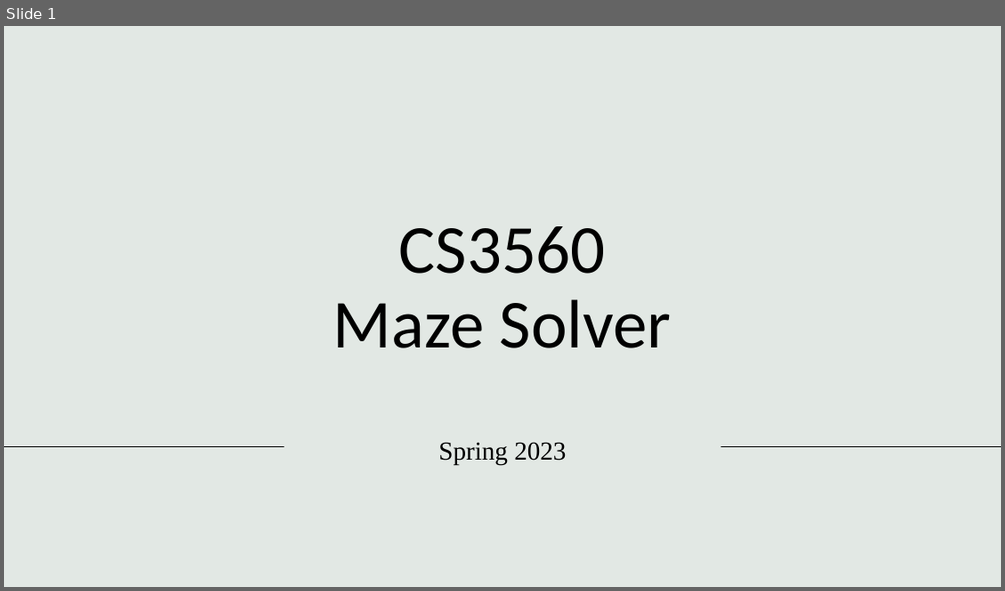
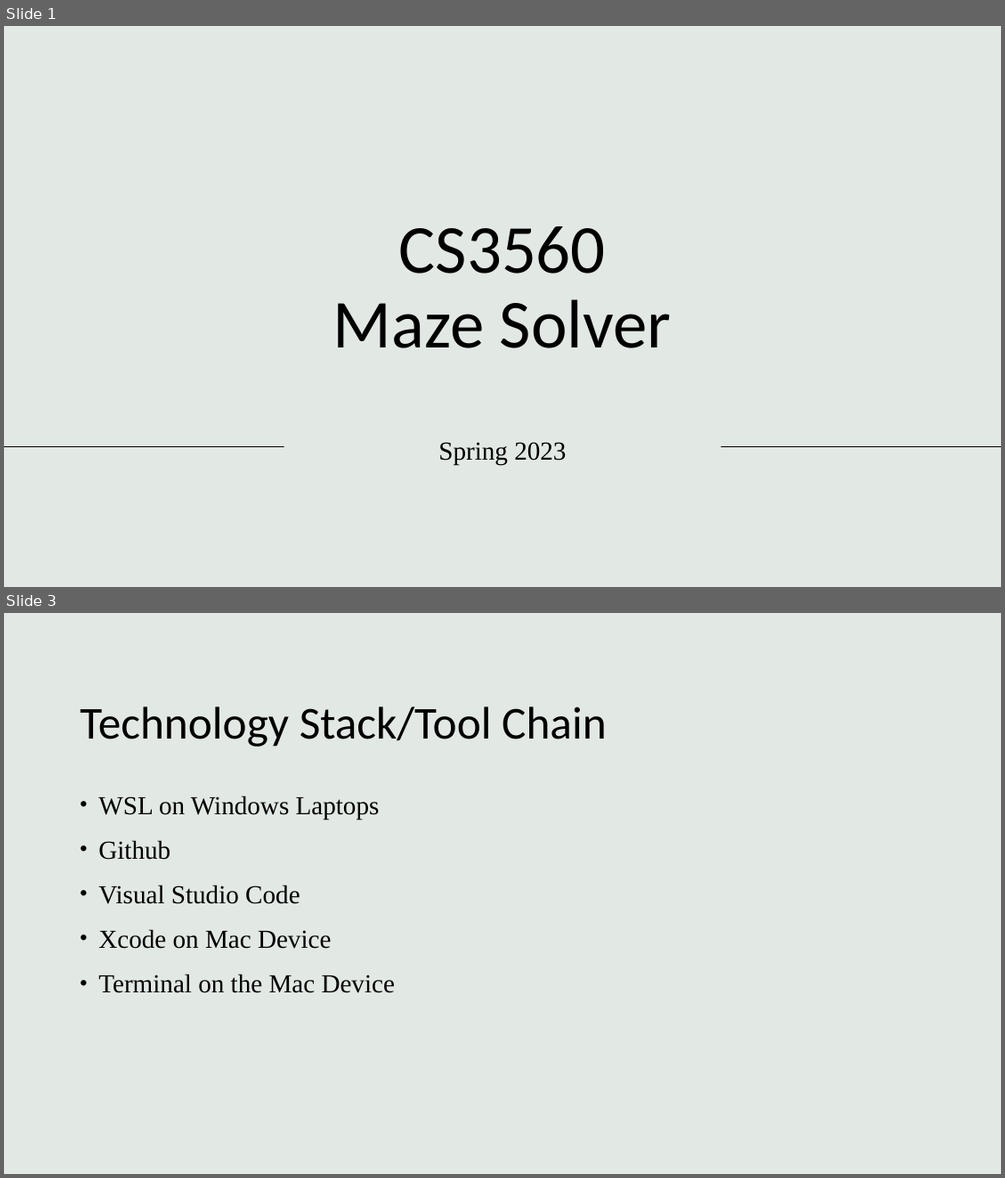
Before and after one commit to andujarnick/SoftwareToolsMazeSolver, a slide deck: presentations/Checkpoint 1.pptx. Shown one above the other, each under a label of ours: slide 1 before the commit, slides 1 and 3 after it; the slides between them are not shown. The pictures are 1005x591 and 1005x1178 pixels, drawn with LibreOffice and Linux fonts; fonts in the diff are those of the drawing; background and template pictures are left out. Boxes give left, top, right and bottom in pixels: in the first picture for what was removed or moved away, otherwise in the second. Text is boxed around its words. In the diff, an @@ line names an element or a change of style, - is before the commit and + after.

```diff
--- a/presentations/Checkpoint 1.pptx
+++ b/presentations/Checkpoint 1.pptx
@@ slide 3 added at (4, 613, 1001, 1174), background #E2E8E4 @@
@@ title added at (80, 706, 607, 747), 44 pt, text #000000 @@
+Technology Stack/Tool Chain
@@ text added at (98, 795, 395, 993), 25 pt, text #000000 @@
+• WSL on Windows Laptops
+• Github
+• Visual Studio Code
+• Xcode on Mac Device
+• Terminal on the Mac Device
```
Also in this commit, not shown: 7 other slides added.
